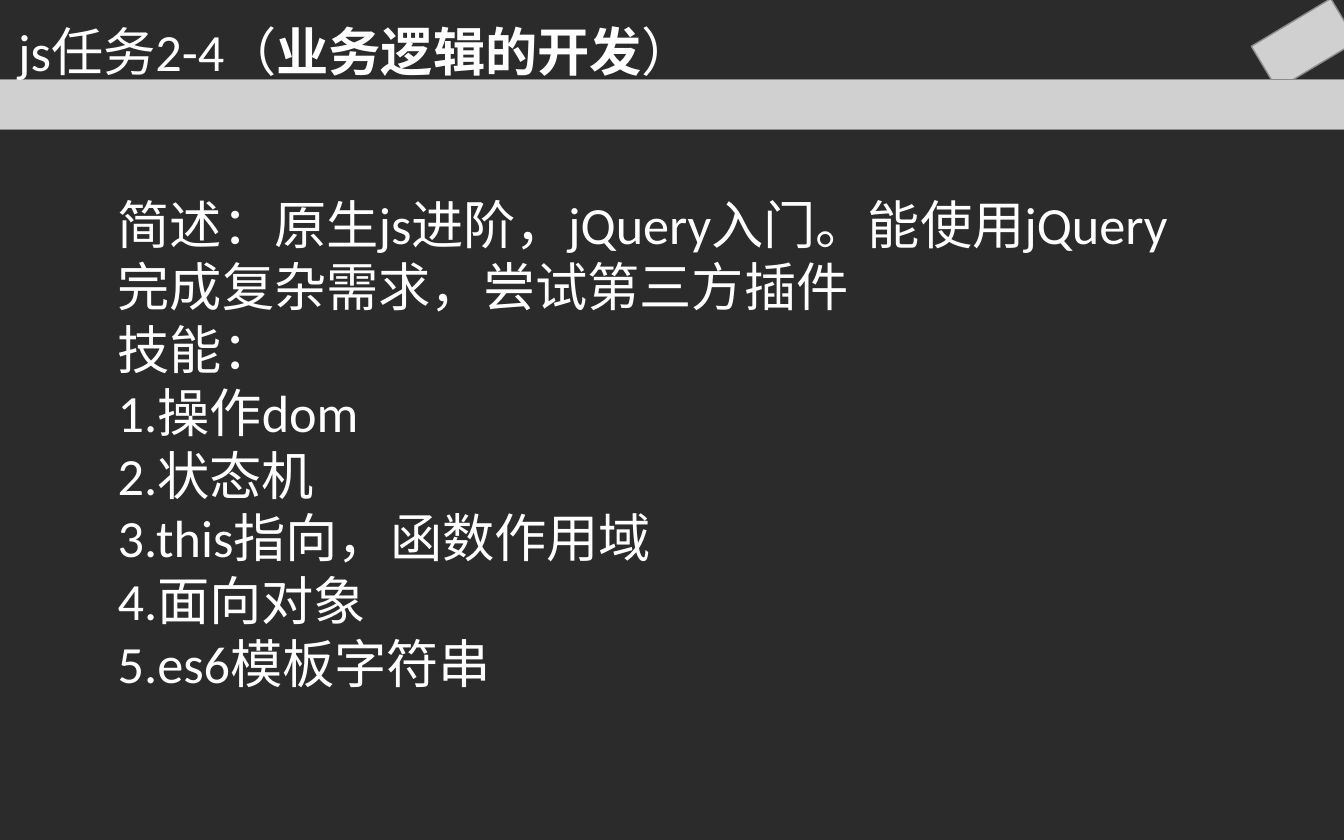
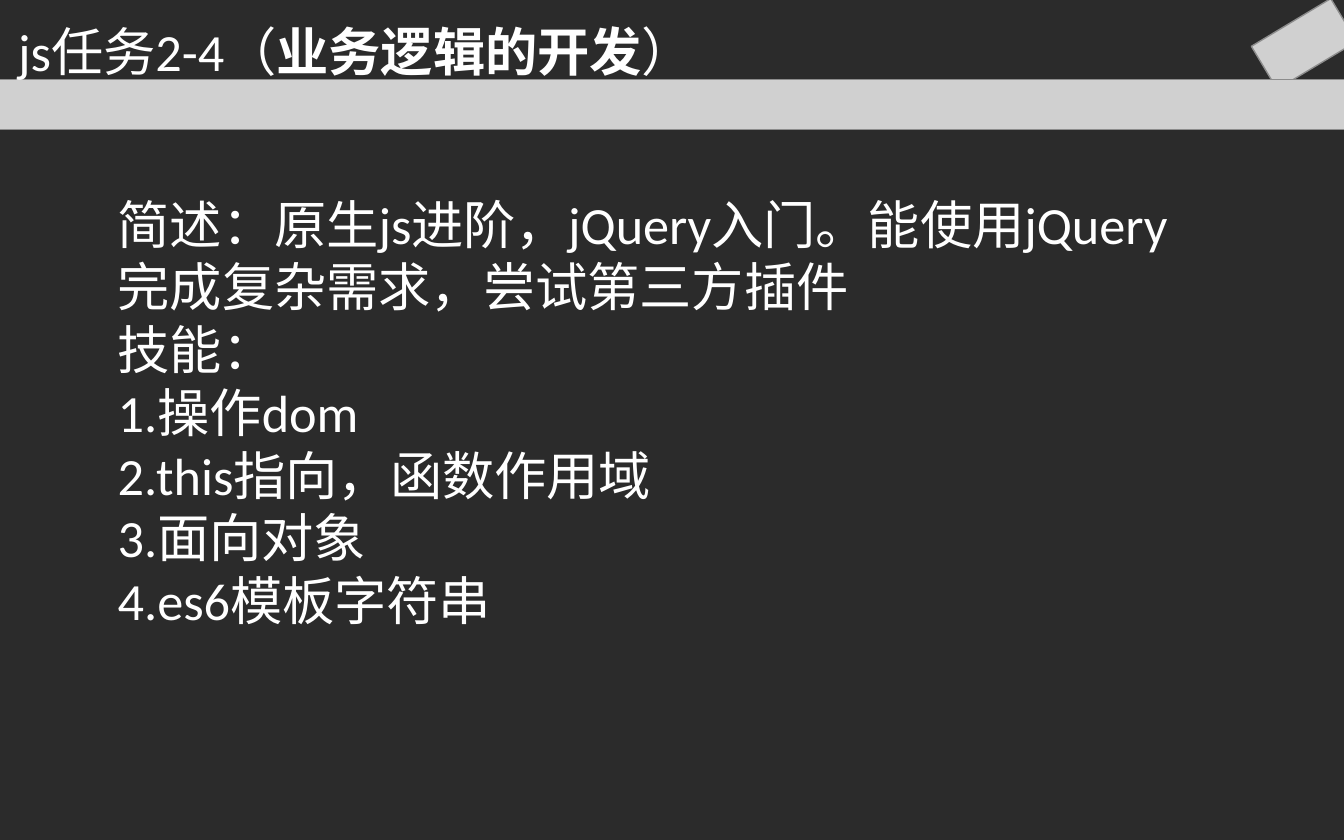
Before and after one commit to gu1354181433/learn, a slide deck: slide 8 of small-class/复盘审核.pptx. Drawn at 1344x840 pixels with LibreOffice and Linux fonts; fonts in the diff are those of the drawing; grey boxes stand for pictures; background and template pictures are left out; a plain dark background stands for a picture behind light text. Boxes give left, top, right and bottom in pixels: in the first picture for what was removed or moved away, otherwise in the second. Text is boxed around its words. In the diff, an @@ line names an element or a change of style, - is before the commit and + after.

```diff
--- a/small-class/复盘审核.pptx
+++ b/small-class/复盘审核.pptx
@@ text at (x1=118, y1=451, x2=651, y2=624): text changed @@
-2.状态机
-3.this指向，函数作用域
-4.面向对象
-5.es6模板字符串
+2.this指向，函数作用域
+3.面向对象
+4.es6模板字符串
```
Also in this commit, not shown: 1 other slide changed.
